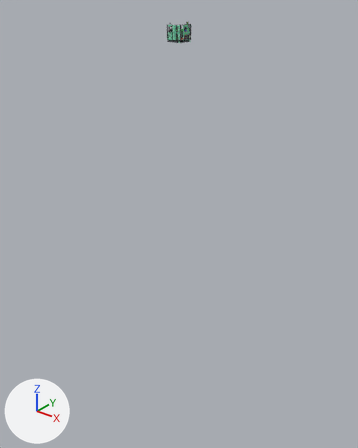
The glTF model computers/src/main/resources/assets/jsc/jsmodels/chain/plasma_etcher.glb: old version first, new version second.
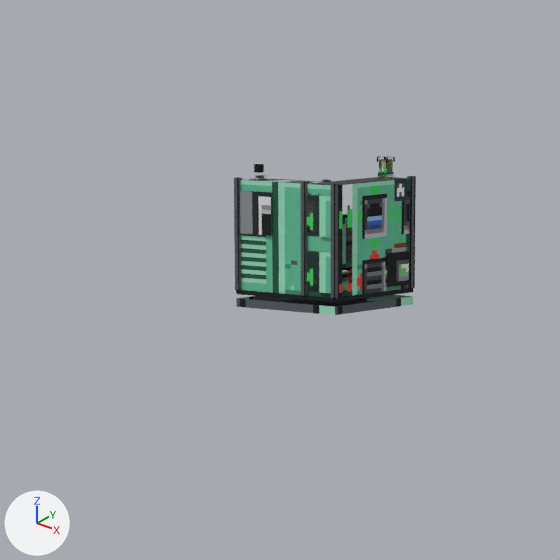
Each version is shown whole from a camera (50 mm lens) standing at (38.1, -48.7, 5.2) and looking at (-2.2, 1.7, -26.1), then close up on the part from 38% to 59% of the width and 0% to 17% of the height. Every picture has the same lights, and +X, +Y and +Z are marked at lower left. The last two pictures show the newer version. Where no turn or scale is listed for an object, it has been applied to the vertices. Vertices at exactly the same position are counted once.

Names of what the first close-up shows: 'body', 'body_glow' and 1 more.
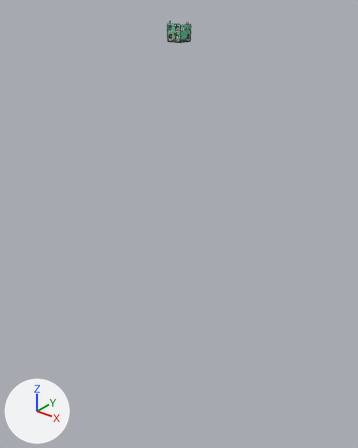
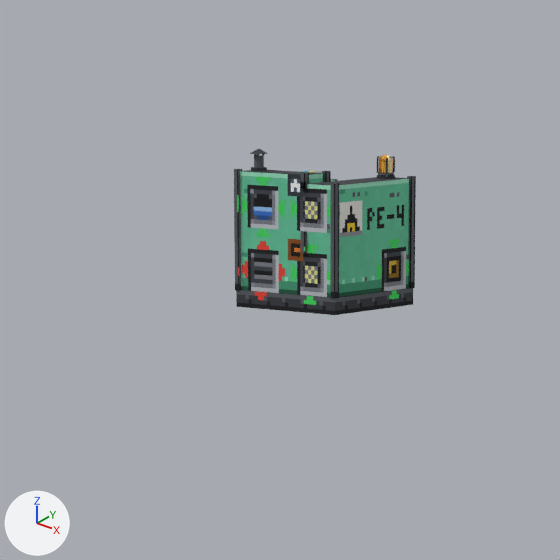
Boxes (x1, y1, x2, y2) around the edits, measured in the close-ups (560 x 560 px):
'body', reshaped
    before: (234, 156, 416, 315)
    after: (234, 149, 416, 315)
'body_glow', reshaped
    before: (379, 159, 393, 173)
    after: (237, 155, 409, 305)
part 1 of me_body, added
    after: (301, 231, 307, 253)
part 2 of me_body, deleted
    before: (240, 164, 409, 293)
part 3 of me_body, reshaped
    before: (238, 165, 352, 296)
    after: (238, 149, 338, 295)
part 4 of me_body, surface changed
    both: (234, 156, 415, 315)
part 5 of me_body_glow, added
    after: (237, 177, 409, 305)
part 6 of me_body_glow, surface changed
    both: (379, 159, 393, 173)

The change, as a diff of the scene's bpy script:
```diff
--- a/computers/src/main/resources/assets/jsc/jsmodels/chain/plasma_etcher.glb.py
+++ b/computers/src/main/resources/assets/jsc/jsmodels/chain/plasma_etcher.glb.py
@@ me_body @@
 # used by ob_body; location = (-1.5, 0.5, -65.0)
-me_body.from_pydata(...)  # 2309 vertices, 2084 faces; spans x -0.02..2.02, y -2.02..0.02, z 64.0..66.21
+me_body.from_pydata(...)  # 2651 vertices, 2346 faces; spans x -0.02..2.02, y -2.02..0.02, z 64.0..66.32
+# me_body part 1: a new loose piece, a box spanning x 1.328..1.422, y -2.016..-1.922, z 64.875..65.188, in mat_plasma_etcher
+# me_body part 2: 159 loose pieces with 1186 vertices, spanning x 0.0..2.0, y -2.0..-0.12, z 64.26..66.19, are deleted
+# me_body part 3: 12 vertices moved from x -0.02..1.42, y -2.02..-1.39, z 65.91 to x -0.02..1.42, y -2.02..-1.39, z 66.03; 123 vertices removed from x 0.03..1.42, y -2.02..-0.03, z 64.25..66.09; 1619 vertices added at x 0.03..1.42, y -2.02..-0.03, z 64.25..66.32
+# me_body part 4: 765 kept faces spanning x -0.02..2.02, y -2.02..0.02, z 64.0..66.21 get new texture (UV) coordinates
+# other edits to the shape of me_body do not show in these pictures
 me_body.materials.append(mat_plasma_etcher)
@@ me_body_glow @@
 # used by ob_body_glow; location = (-1.5, 0.5, -65.0)
-me_body_glow.from_pydata(...)  # 256 vertices, 192 faces; spans x 1.562..1.781, y -0.422..-0.203, z 65.963..66.213
+me_body_glow.from_pydata(...)  # 287 vertices, 208 faces; spans x -0.016..2.001, y -2.017..0.0, z 64.0..66.213
+# me_body_glow part 5: 31 vertices added at x -0.016..2.001, y -2.017..0.0, z 64.0..66.031
+# me_body_glow part 6: 192 kept faces spanning x 1.562..1.781, y -0.422..-0.203, z 65.963..66.213 get new texture (UV) coordinates
 me_body_glow.materials.append(mat_plasma_etcher)
```
